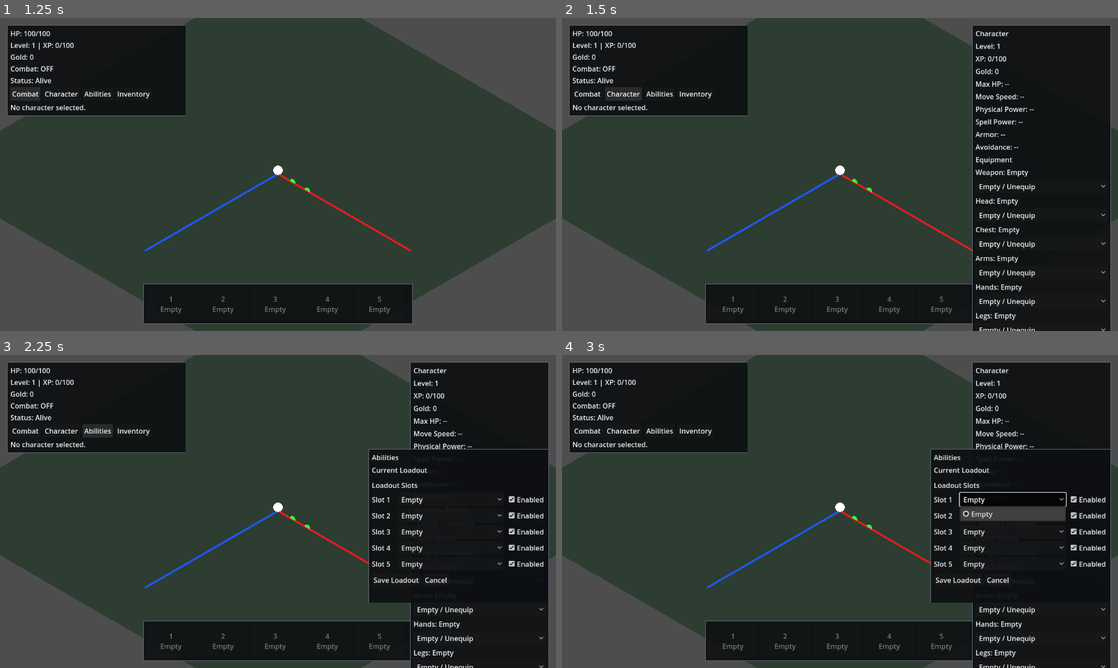
Above: before the commit, frames 1-4 (two rows, left to right).
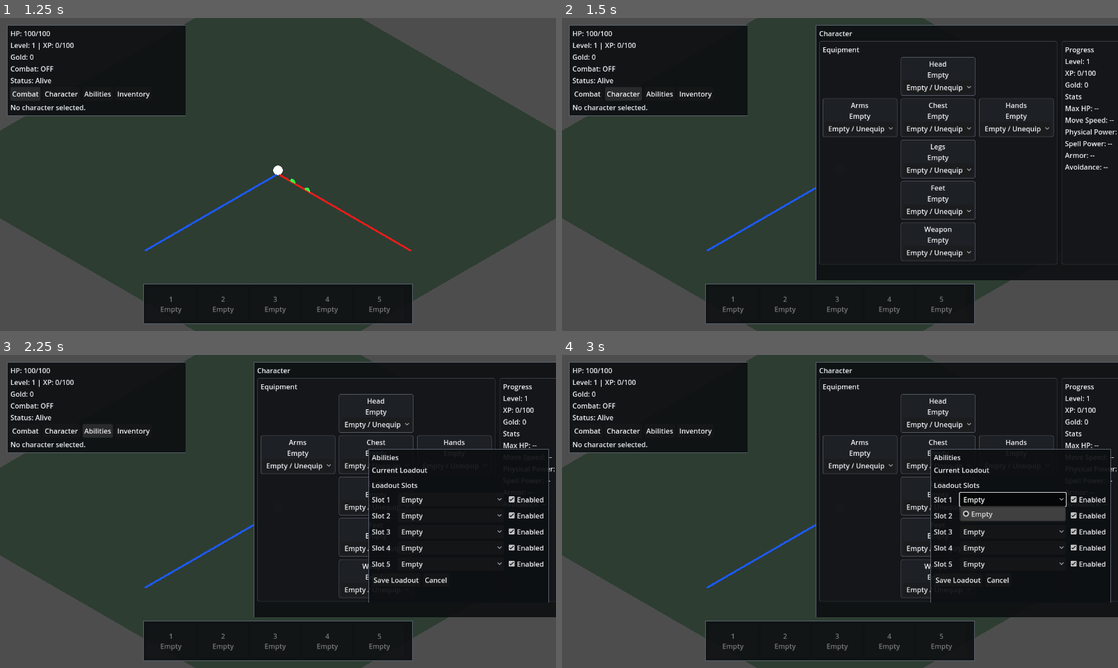
Above: after the commit, the same moments.

Repository: ademastrie/rpg_prototype
Game: Godot game, scene res://scenes/client/client_game.tscn
The game is run twice, just before and just after one commit, with the same random seed, the same clock (stepped at 60 frames per second) and the same inputs. This scene is started directly instead of the project's main scene.
Inputs:
- Up to frame 1 (1.25 s): click "Combat" at 0.5 s
- Up to frame 2 (1.5 s): click "Character" at 1.25 s
- Up to frame 3 (2.25 s): click "Abilities" at 2 s
- Up to frame 4 (3 s): click "Empty" at 2.75 s

Frame 1 is identical in both runs. In frame 2, 30% of the frame differs, in the area x 45-100%, y 2-100%; in frame 3, 25%; in frame 4, 25%.

Commit message:
Add paper doll equipment panel

Diff:
--- a/godot/scripts/client/game_hud.gd
+++ b/godot/scripts/client/game_hud.gd
@@ -374,10 +374,10 @@
 	_character_panel.visible = false
 	_character_panel.anchor_left = 1.0
 	_character_panel.anchor_right = 1.0
-	_character_panel.offset_left = -336.0
+	_character_panel.offset_left = -696.0
 	_character_panel.offset_top = 16.0
 	_character_panel.offset_right = -16.0
-	_character_panel.offset_bottom = 408.0
+	_character_panel.offset_bottom = 548.0
 	_apply_panel_style(_character_panel)
 	_root.add_child(_character_panel)
 
@@ -387,37 +387,103 @@
 
 	var title_label: Label = _add_title_label(panel_vbox, "Character")
 	title_label.gui_input.connect(_on_panel_drag_handle_input.bind(_character_panel))
-	_character_level_label = _add_label(panel_vbox, "")
-	_character_xp_label = _add_label(panel_vbox, "")
-	_character_gold_label = _add_label(panel_vbox, "")
-	_character_max_hp_label = _add_label(panel_vbox, "")
-	_character_move_speed_label = _add_label(panel_vbox, "")
-	_character_physical_power_label = _add_label(panel_vbox, "")
-	_character_spell_power_label = _add_label(panel_vbox, "")
-	_character_armor_label = _add_label(panel_vbox, "")
-	_character_avoidance_label = _add_label(panel_vbox, "")
-	_add_label(panel_vbox, "Equipment")
-	for slot_name in EQUIPMENT_SLOTS:
-		var slot_label: Label = _add_label(panel_vbox, "")
-		slot_label.autowrap_mode = TextServer.AUTOWRAP_WORD_SMART
-		_equipment_slot_labels[slot_name] = slot_label
-
-		var slot_row: HBoxContainer = HBoxContainer.new()
-		slot_row.add_theme_constant_override("separation", 6)
-		panel_vbox.add_child(slot_row)
-
-		var option: OptionButton = OptionButton.new()
-		option.custom_minimum_size = Vector2(210.0, 0.0)
-		option.size_flags_horizontal = Control.SIZE_EXPAND_FILL
-		_apply_button_text_colors(option)
-		option.item_selected.connect(_on_equipment_option_selected.bind(slot_name))
-		slot_row.add_child(option)
-		_equipment_slot_options[slot_name] = option
-
-	# Future equipment UI should become a paper-doll/drag-drop character screen.
+
+	var main_row: HBoxContainer = HBoxContainer.new()
+	main_row.add_theme_constant_override("separation", 10)
+	panel_vbox.add_child(main_row)
+
+	var equipment_panel: PanelContainer = PanelContainer.new()
+	equipment_panel.custom_minimum_size = Vector2(420.0, 0.0)
+	equipment_panel.size_flags_vertical = Control.SIZE_EXPAND_FILL
+	_apply_section_panel_style(equipment_panel)
+	main_row.add_child(equipment_panel)
+
+	var equipment_vbox: VBoxContainer = VBoxContainer.new()
+	equipment_vbox.add_theme_constant_override("separation", 6)
+	equipment_panel.add_child(equipment_vbox)
+
+	_add_label(equipment_vbox, "Equipment")
+	_add_equipment_paper_doll_row(equipment_vbox, ["", "head", ""])
+	_add_equipment_paper_doll_row(equipment_vbox, ["arms", "chest", "hands"])
+	_add_equipment_paper_doll_row(equipment_vbox, ["", "legs", ""])
+	_add_equipment_paper_doll_row(equipment_vbox, ["", "feet", ""])
+	_add_equipment_paper_doll_row(equipment_vbox, ["", "weapon", ""])
+
+	var stats_panel: PanelContainer = PanelContainer.new()
+	stats_panel.custom_minimum_size = Vector2(224.0, 0.0)
+	stats_panel.size_flags_vertical = Control.SIZE_EXPAND_FILL
+	_apply_section_panel_style(stats_panel)
+	main_row.add_child(stats_panel)
+
+	var stats_vbox: VBoxContainer = VBoxContainer.new()
+	stats_vbox.add_theme_constant_override("separation", 4)
+	stats_panel.add_child(stats_vbox)
+
+	_add_label(stats_vbox, "Progress")
+	_character_level_label = _add_label(stats_vbox, "")
+	_character_xp_label = _add_label(stats_vbox, "")
+	_character_gold_label = _add_label(stats_vbox, "")
+	_add_label(stats_vbox, "Stats")
+	_character_max_hp_label = _add_label(stats_vbox, "")
+	_character_move_speed_label = _add_label(stats_vbox, "")
+	_character_physical_power_label = _add_label(stats_vbox, "")
+	_character_spell_power_label = _add_label(stats_vbox, "")
+	_character_armor_label = _add_label(stats_vbox, "")
+	_character_avoidance_label = _add_label(stats_vbox, "")
+
 	_equipment_panel_status = _add_label(panel_vbox, "")
 	_refresh_equipment_slot_options()
 	_refresh_character_panel()
+
+
+func _add_equipment_paper_doll_row(parent: Control, slot_names: Array) -> void:
+	var row: HBoxContainer = HBoxContainer.new()
+	row.add_theme_constant_override("separation", 8)
+	parent.add_child(row)
+
+	for slot_name_variant in slot_names:
+		var slot_name: String = str(slot_name_variant)
+		if slot_name == "":
+			_add_equipment_slot_spacer(row)
+			continue
+
+		_add_equipment_slot_card(row, slot_name)
+
+
+func _add_equipment_slot_spacer(parent: Control) -> void:
+	var spacer: Control = Control.new()
+	spacer.custom_minimum_size = Vector2(128.0, 76.0)
+	spacer.size_flags_horizontal = Control.SIZE_EXPAND_FILL
+	parent.add_child(spacer)
+
+
+func _add_equipment_slot_card(parent: Control, slot_name: String) -> void:
+	var slot_panel: PanelContainer = PanelContainer.new()
+	slot_panel.custom_minimum_size = Vector2(128.0, 76.0)
+	slot_panel.size_flags_horizontal = Control.SIZE_EXPAND_FILL
+	_apply_slot_panel_style(slot_panel)
+	parent.add_child(slot_panel)
+
+	var slot_vbox: VBoxContainer = VBoxContainer.new()
+	slot_vbox.add_theme_constant_override("separation", 2)
+	slot_panel.add_child(slot_vbox)
+
+	var slot_name_label: Label = _add_label(slot_vbox, str(EQUIPMENT_SLOT_LABELS.get(slot_name, slot_name.capitalize())))
+	slot_name_label.horizontal_alignment = HORIZONTAL_ALIGNMENT_CENTER
+
+	var item_label: Label = _add_label(slot_vbox, "Empty")
+	item_label.horizontal_alignment = HORIZONTAL_ALIGNMENT_CENTER
+	item_label.autowrap_mode = TextServer.AUTOWRAP_WORD_SMART
+	_equipment_slot_labels[slot_name] = item_label
+
+	var option: OptionButton = OptionButton.new()
+	option.custom_minimum_size = Vector2(116.0, 0.0)
+	option.size_flags_horizontal = Control.SIZE_EXPAND_FILL
+	option.focus_mode = Control.FOCUS_NONE
+	_apply_button_text_colors(option)
+	option.item_selected.connect(_on_equipment_option_selected.bind(slot_name))
+	slot_vbox.add_child(option)
+	_equipment_slot_options[slot_name] = option
 
 
 func _build_ability_panel() -> void:
@@ -565,6 +631,32 @@
 	style_box.set_content_margin(SIDE_TOP, 8.0)
 	style_box.set_content_margin(SIDE_RIGHT, 8.0)
 	style_box.set_content_margin(SIDE_BOTTOM, 8.0)
+	panel.add_theme_stylebox_override("panel", style_box)
+
+
+func _apply_section_panel_style(panel: PanelContainer) -> void:
+	var style_box: StyleBoxFlat = StyleBoxFlat.new()
+	style_box.bg_color = Color(0.08, 0.09, 0.10, 0.86)
+	style_box.border_color = Color(0.26, 0.28, 0.31, 0.9)
+	style_box.set_border_width_all(1)
+	style_box.set_corner_radius_all(4)
+	style_box.set_content_margin(SIDE_LEFT, 8.0)
+	style_box.set_content_margin(SIDE_TOP, 8.0)
+	style_box.set_content_margin(SIDE_RIGHT, 8.0)
+	style_box.set_content_margin(SIDE_BOTTOM, 8.0)
+	panel.add_theme_stylebox_override("panel", style_box)
+
+
+func _apply_slot_panel_style(panel: PanelContainer) -> void:
+	var style_box: StyleBoxFlat = StyleBoxFlat.new()
+	style_box.bg_color = Color(0.12, 0.13, 0.15, 0.9)
+	style_box.border_color = Color(0.36, 0.38, 0.42, 0.95)
+	style_box.set_border_width_all(1)
+	style_box.set_corner_radius_all(4)
+	style_box.set_content_margin(SIDE_LEFT, 5.0)
+	style_box.set_content_margin(SIDE_TOP, 4.0)
+	style_box.set_content_margin(SIDE_RIGHT, 5.0)
+	style_box.set_content_margin(SIDE_BOTTOM, 4.0)
 	panel.add_theme_stylebox_override("panel", style_box)
 
 
@@ -631,10 +723,7 @@
 			continue
 
 		var slot_label: Label = _equipment_slot_labels[slot_name] as Label
-		slot_label.text = "%s: %s" % [
-			str(EQUIPMENT_SLOT_LABELS.get(slot_name, slot_name.capitalize())),
-			_equipment_display_text(slot_name),
-		]
+		slot_label.text = _equipment_display_text(slot_name)
 
 
 func _equipment_display_text(slot_name: String) -> String:
